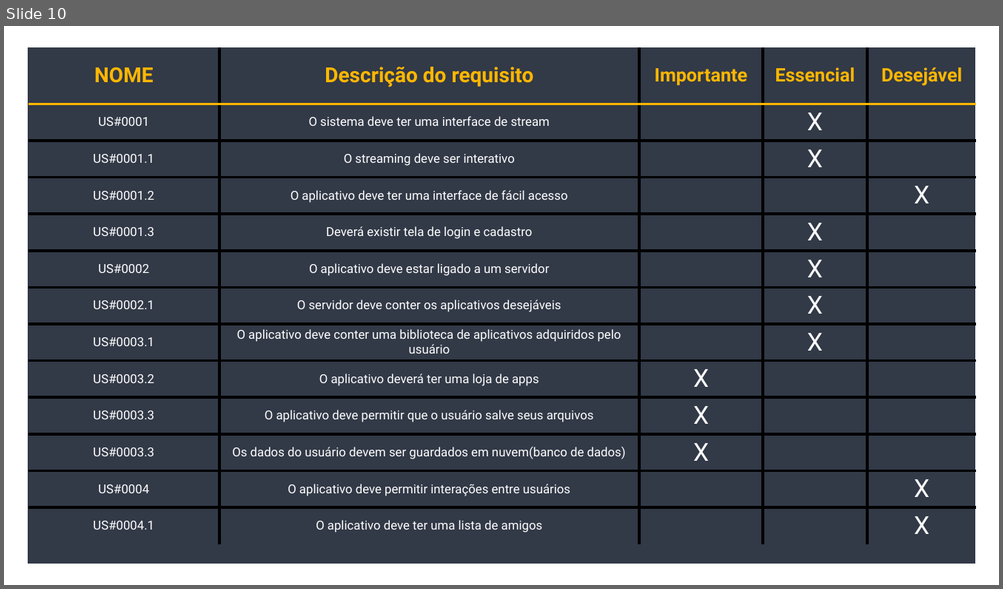
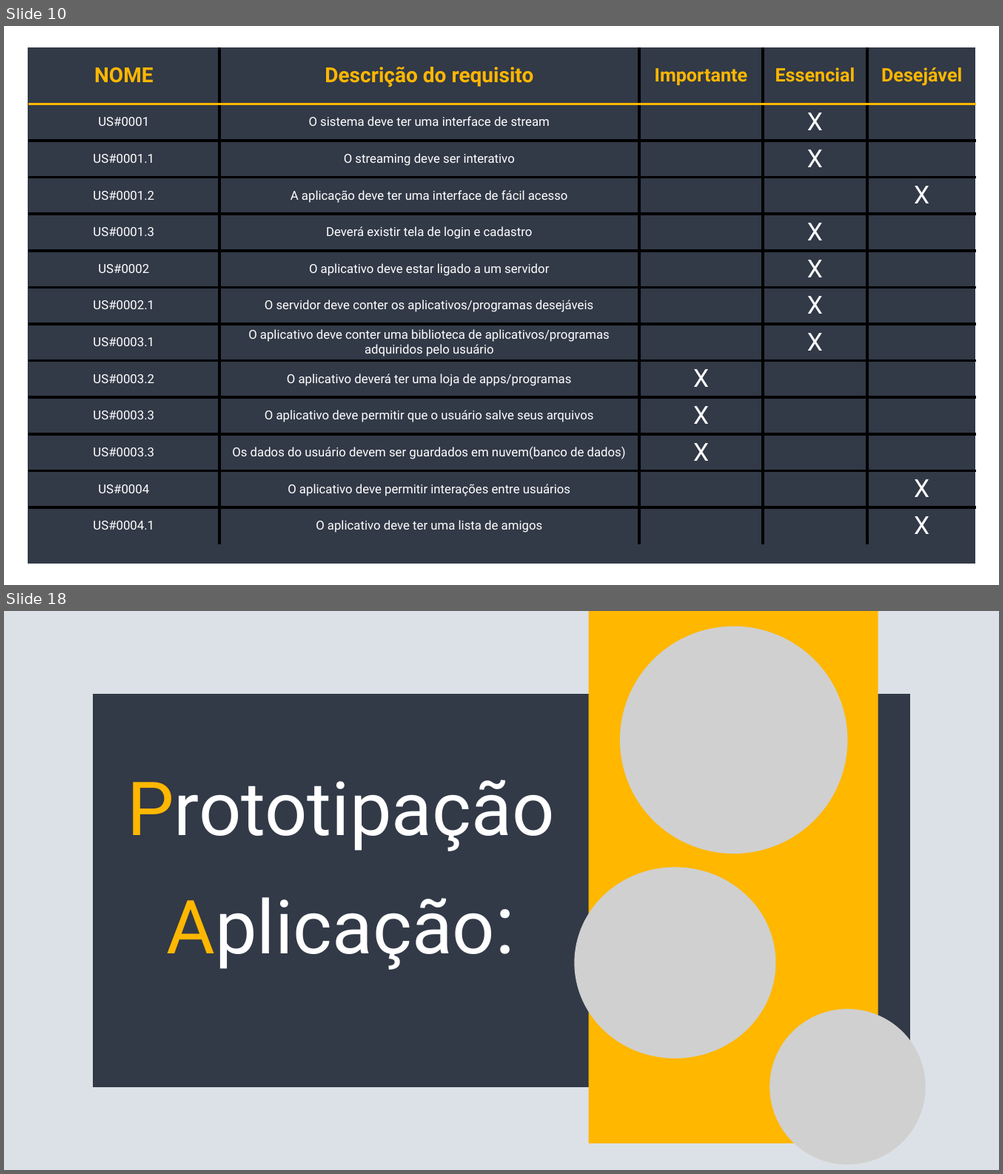
Before and after one commit to henrique-zigon/primeiro-repositorio, a slide deck: Analise_de_Sistemas/trabalho individual.pptx. Shown one above the other, each under a label of ours: slide 10 before the commit, slides 10 and 18 after it; the slides between them are not shown. The pictures are 1003x589 and 1003x1174 pixels, drawn with LibreOffice and Linux fonts; fonts in the diff are those of the drawing; grey boxes stand for pictures. Boxes give left, top, right and bottom in pixels: in the first picture for what was removed or moved away, otherwise in the second. Text is boxed around its words. In the diff, an @@ line names an element or a change of style, - is before the commit and + after.

```diff
--- a/Analise_de_Sistemas/trabalho individual.pptx
+++ b/Analise_de_Sistemas/trabalho individual.pptx
@@ slide 18 added at <box>4,611,999,1170</box>, background #DCE1E7 @@
@@ rectangle added at <box>588,611,878,1144</box>, fill #FFB700 @@
@@ picture added at <box>620,626,847,854</box> @@
@@ rectangle added at <box>94,695,910,1088</box>, fill #323947, outline #323947 1 pt @@
@@ text added at <box>127,780,554,851</box>, 72 pt, text #FFFFFF @@
+Prototipação
@@ picture added at <box>574,868,776,1059</box> @@
@@ text added at <box>167,897,495,970</box>, 72 pt, text #FFFFFF @@
+Aplicação:
@@ picture added at <box>769,1009,925,1165</box> @@
@@ slide 10 changed as well @@
@@ table at <box>28,47,976,551</box> @@
-row 4, column 2: O aplicativo deve ter uma interface de fácil acesso
+row 4, column 2: A aplicação deve ter uma interface de fácil acesso
-row 7, column 2: O servidor deve conter os aplicativos desejáveis
+row 7, column 2: O servidor deve conter os aplicativos/programas desejáveis
-row 8, column 2: O aplicativo deve conter uma biblioteca de aplicativos adquiridos pelo usuário
+row 8, column 2: O aplicativo deve conter uma biblioteca de aplicativos/programas adquiridos pelo usuário
-row 9, column 2: O aplicativo deverá ter uma loja de apps
+row 9, column 2: O aplicativo deverá ter uma loja de apps/programas
```
Also in this commit, not shown: 9 other slides changed, 19 other slides added, 6 other files.
